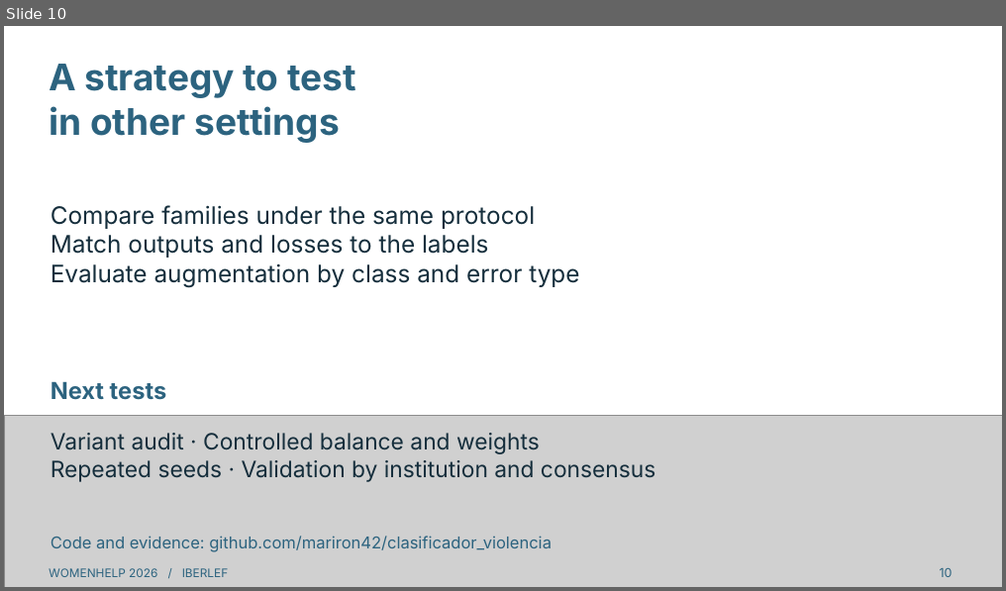
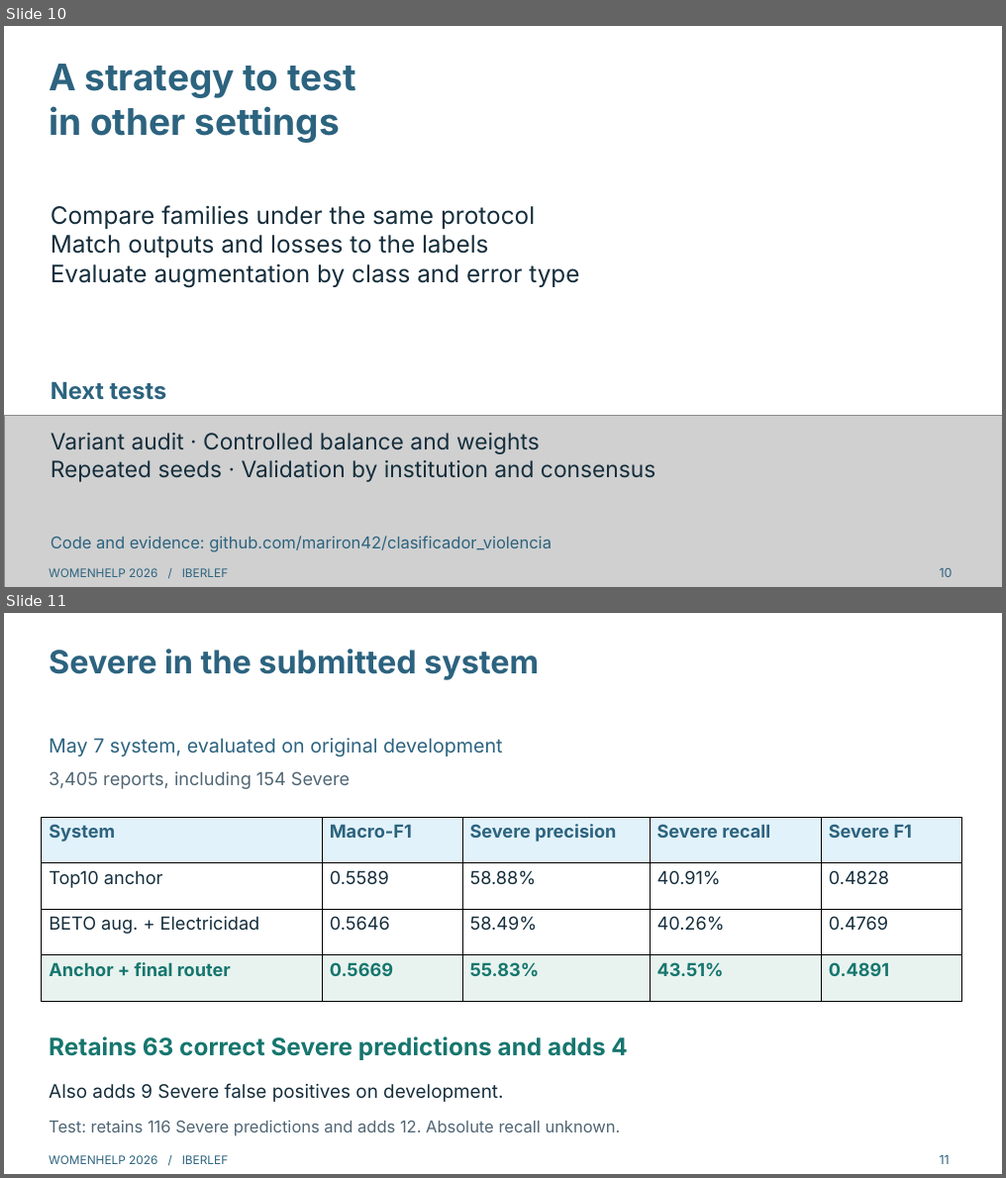
Before and after one commit to mariron42/clasificador_violencia, a slide deck: presentation/WomenHelp_charla_en.pptx. Shown one above the other, each under a label of ours: slide 10 before the commit, slides 10 and 11 after it. The pictures are 1006x591 and 1006x1178 pixels, drawn with LibreOffice and Linux fonts; fonts in the diff are those of the drawing; grey boxes stand for pictures. Boxes give left, top, right and bottom in pixels: in the first picture for what was removed or moved away, otherwise in the second. Text is boxed around its words. In the diff, an @@ line names an element or a change of style, - is before the commit and + after.

Commit message:
Reconstruct final system selection and align bilingual presentation with verified artifacts

```diff
--- a/presentation/WomenHelp_charla_en.pptx
+++ b/presentation/WomenHelp_charla_en.pptx
@@ slide 11 added at (x1=4, y1=613, x2=1002, y2=1174), background #FFFFFF @@
@@ text added at (x1=49, y1=649, x2=539, y2=680), 30.8 pt, text #2C637F, bold @@
+Severe in the submitted system
@@ text added at (x1=49, y1=738, x2=502, y2=757), 18.8 pt, text #2C637F @@
+May 7 system, evaluated on original development
@@ text added at (x1=49, y1=771, x2=350, y2=789), 17.2 pt, text #506674 @@
+3,405 reports, including 154 Severe
@@ table added at (x1=42, y1=817, x2=962, y2=1001), 4 rows, 5 columns @@
+System | Macro-F1 | Severe precision | Severe recall | Severe F1
+Top10 anchor | 0.5589 | 58.88% | 40.91% | 0.4828
+BETO aug. + Electricidad | 0.5646 | 58.49% | 40.26% | 0.4769
+Anchor + final router | 0.5669 | 55.83% | 43.51% | 0.4891
@@ text added at (x1=49, y1=1037, x2=627, y2=1060), 23.2 pt, text #16766E, bold @@
+Retains 63 correct Severe predictions and adds 4
@@ text added at (x1=49, y1=1083, x2=503, y2=1102), 18 pt, text #152E3C @@
+Also adds 9 Severe false positives on development.
@@ text added at (x1=49, y1=1120, x2=621, y2=1137), 15.8 pt, text #506674 @@
+Test: retains 116 Severe predictions and adds 12. Absolute recall unknown.
@@ text added at (x1=49, y1=1156, x2=229, y2=1164), 11.2 pt, text #2C637F @@
+WOMENHELP 2026 / IBERLEF
@@ text added at (x1=940, y1=1156, x2=949, y2=1164), 12 pt, text #2C637F @@
+11
```
Also in this commit, not shown: 1 slide changed, 1 other slide added, 1 slide removed, 12 other files.
